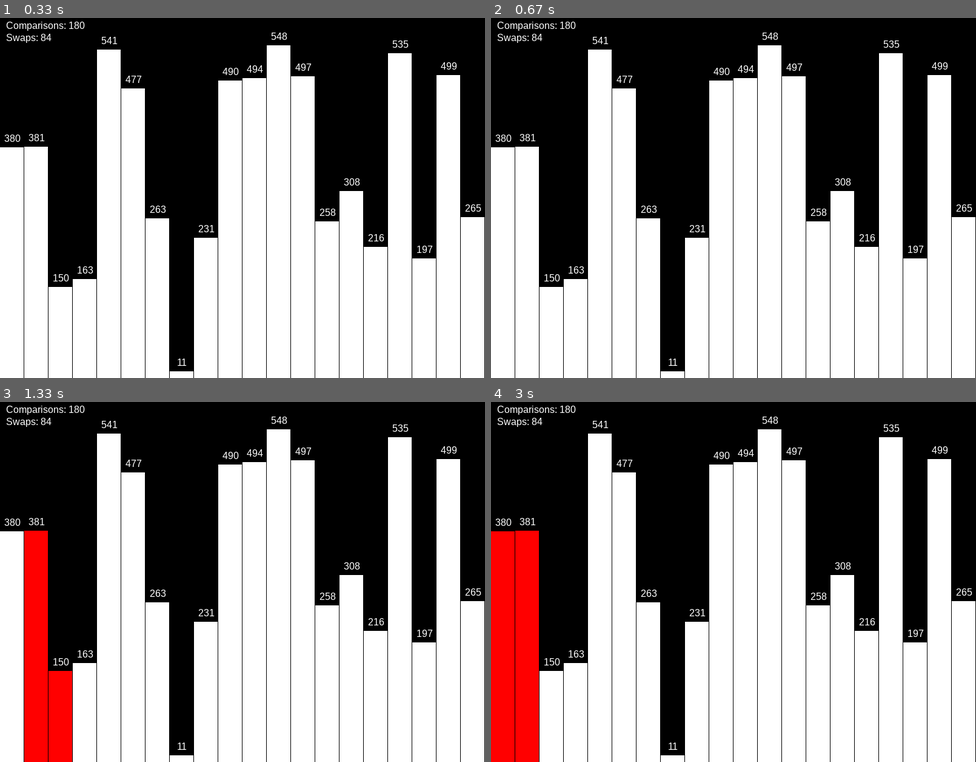
Above: before the commit, frames 1-4 (two rows, left to right).
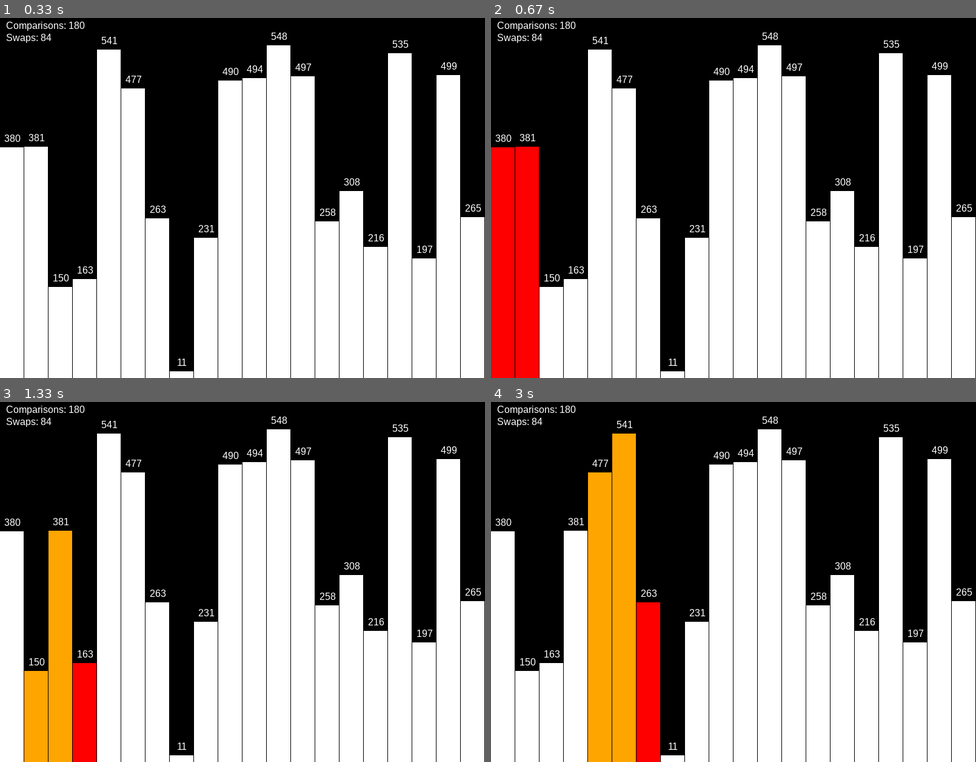
Above: after the commit, the same moments.

Repository: prajithravisankar/Bubble-Sort-Visualization-Pygame-
Game: pygame game, started from bubble_sort_visualization_pygame.py
Two runs of this game, one before a commit and one after it. Both use one fixed random seed, a clock stepped at 60 frames per second and the inputs below.
Inputs:
- Up to frame 1 (0.33 s): no input
- Up to frame 2 (0.67 s): tap Space at 0.33 s
- Up to frame 3 (1.33 s): hold Right 0.67-1.13 s; hold Right from 1.17 s (still down); tap Space at 1.23 s
- Up to frame 4 (3 s): release Right at 1.67 s; hold Left 1.7-2.23 s; tap Space at 1.77, 2.07, 2.33, 2.77 s; hold Left 2.27-2.67 s; hold Right from 2.7 s (still down)

Frame 1 is identical in both runs. In frame 2, 6.3% of the frame differs, in the area x 0-10%, y 35-100%; in frame 3, 7.7%; in frame 4, 19%, in the area x 0-35%, y 5-100%.

Commit message:
added animation timing

Diff:
--- a/bubble_sort_visualization_pygame.py
+++ b/bubble_sort_visualization_pygame.py
@@ -102,6 +102,7 @@
     # Initialize variables for step-by-step visualization
     current_step = 0
     auto_sort = False  # Tracks whether automatic sorting is enabled
+    clock = pygame.time.Clock()
 
     # Visualization loop
     running = True
@@ -119,6 +120,15 @@
             if event.type == pygame.KEYDOWN and event.key == pygame.K_LEFT:
                 if current_step > 0:
                     current_step -= 1
+
+            if event.type == pygame.KEYDOWN and event.key == pygame.K_SPACE:
+                auto_sort = not auto_sort # if on turn off, if off turn on
+
+        # automatically advance to next steps if auto_sort is enabled
+        if auto_sort and current_step < len(steps):
+            current_step += 1
+            pygame.time.delay(SPEED)
+
 
         # Apply steps up to current_step
         temp_array = array[:]  # Create a copy of the original array
@@ -141,6 +151,8 @@
         draw_bars(temp_array, comparisons=comparisons, swaps=swaps, sorted_indices=sorted_indices,
                   comparisons_count=total_comparisons, swaps_count=total_swaps)
 
+        clock.tick(30)
+
     pygame.quit()
     sys.exit()
 
